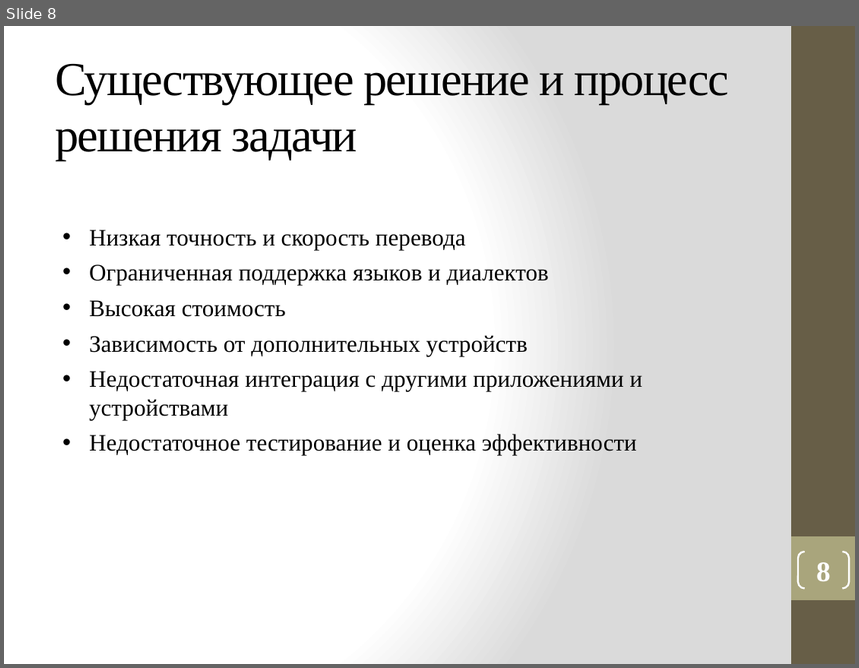
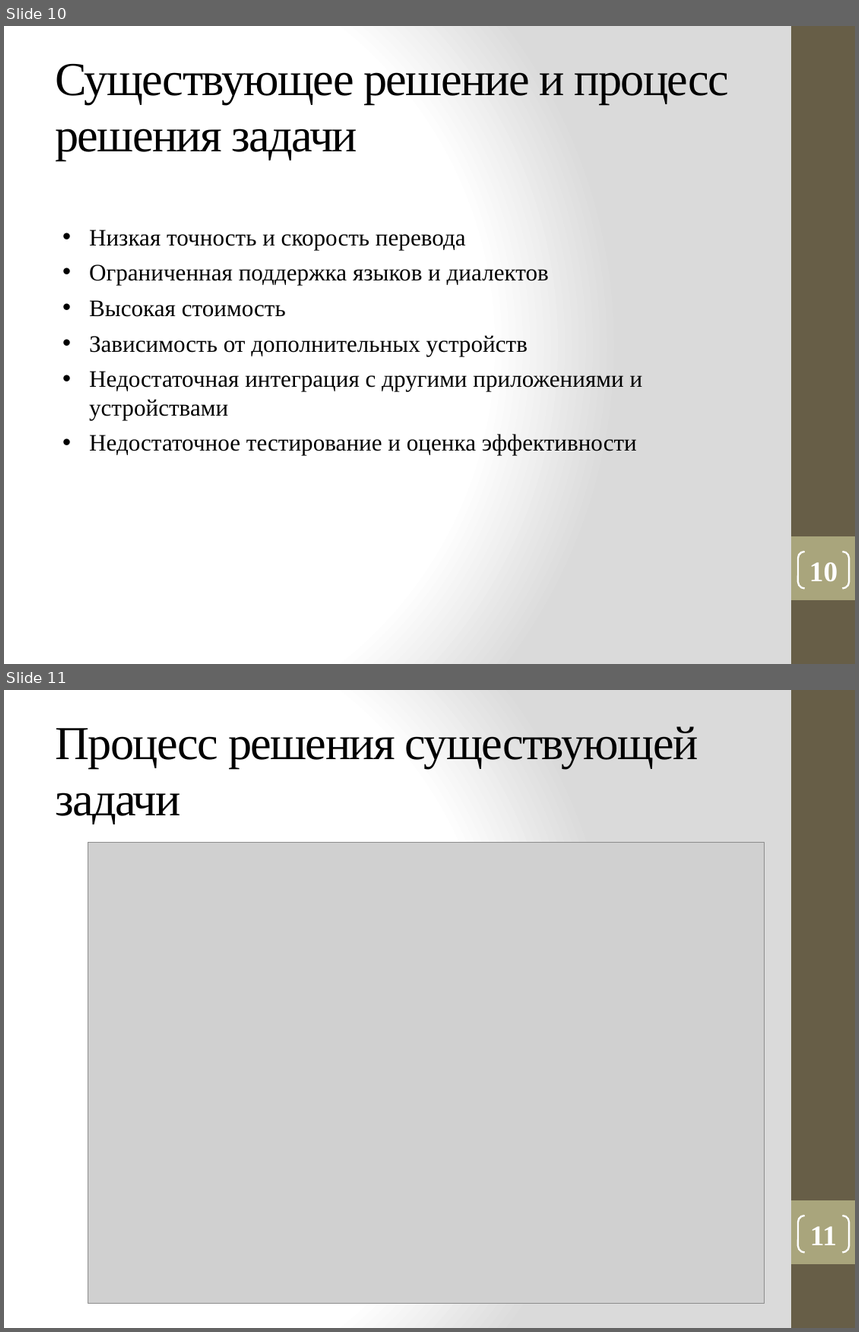
Before and after one commit to vadimgilka/DeafAndDumbPeople, a slide deck: Моя документация/Презентация_Панова.pptx. Shown one above the other, each under a label of ours: slide 8 before the commit, slides 10 and 11 after it. The pictures are 859x668 and 859x1332 pixels, drawn with LibreOffice and Linux fonts; fonts in the diff are those of the drawing; grey boxes stand for pictures. Boxes give left, top, right and bottom in pixels: in the first picture for what was removed or moved away, otherwise in the second. Text is boxed around its words. In the diff, an @@ line names an element or a change of style, - is before the commit and + after.

```diff
--- a/Моя документация/Презентация_Панова.pptx
+++ b/Моя документация/Презентация_Панова.pptx
@@ slide 11 added at bbox=[4, 690, 855, 1328], background gradient #FFFFFF to #DADADA; not listed: 2 template elements that a slide beside it also shows @@
@@ title added at bbox=[55, 726, 698, 825], 40 pt, text #000000 @@
+Процесс решения существующей задачи
@@ picture added at bbox=[88, 842, 764, 1304] @@
@@ page number added at bbox=[798, 1216, 849, 1252], outline #FFFFFF 1.5 pt, 24 pt, text #FFFFFF, bold @@
+11
@@ what was slide 8 is now slide 10 @@
@@ page number at bbox=[810, 563, 838, 582]: text changed @@
-8
+10
```
Also in this commit, not shown: 5 slides changed, 5 other slides added, 3 slides removed, 1 other file.
